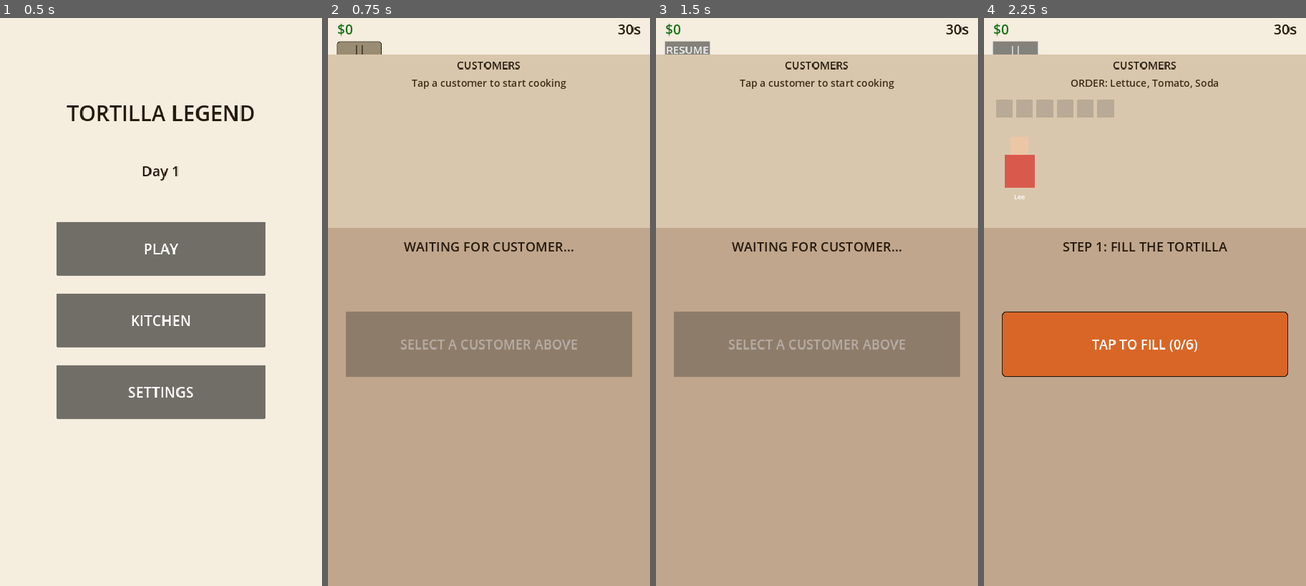
Above: before the commit, frames 1-4 (left to right).
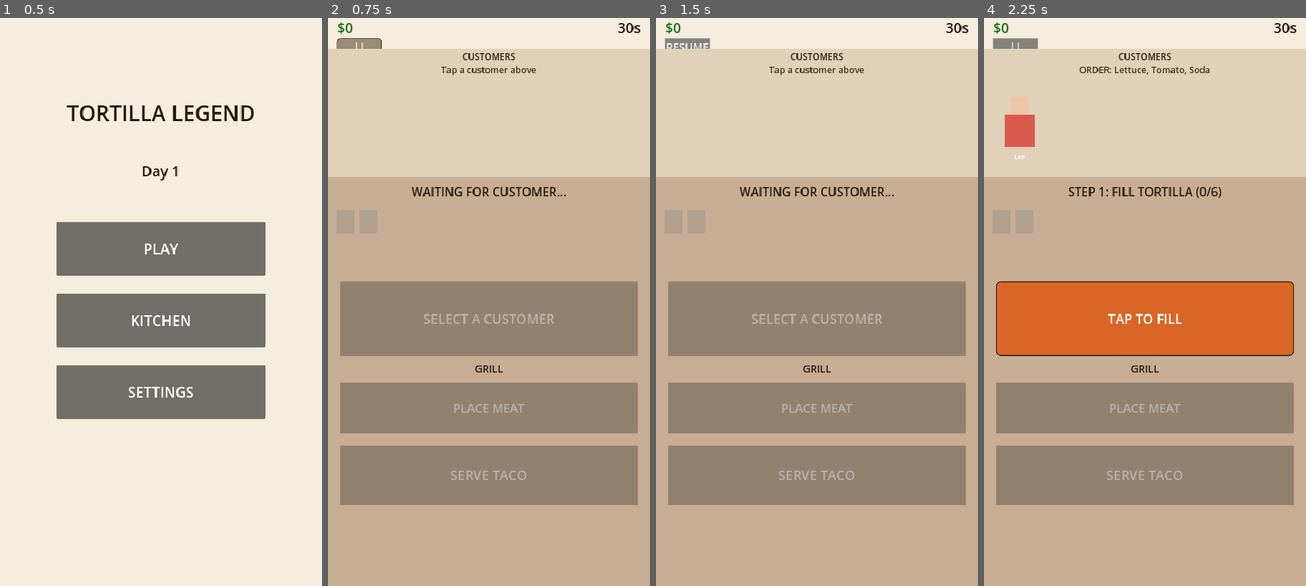
Above: after the commit, the same moments.

Repository: DALI951/tortilla-legend
Game: Godot game, scene res://scenes/main_menu.tscn
The game is run twice, just before and just after one commit, with the same random seed, the same clock (stepped at 60 frames per second) and the same inputs.
Inputs:
- Up to frame 1 (0.5 s): no input
- Up to frame 2 (0.75 s): click "PLAY" at 0.5 s
- Up to frame 3 (1.5 s): click "||" at 1.25 s
- Up to frame 4 (2.25 s): click "RESUME" at 2 s

Frame 1 is identical in both runs. In frame 2, 38% of the frame differs, in the area x 0-100%, y 0-86%; in frame 3, 38%; in frame 4, 40%.

Commit message:
v0.2.4: Kitchen fills bottom half, everything visible from start
- Bottom 70% = kitchen with 3 visible sections stacked:
  - Ingredient dots row (always visible, colored when filled)
  - Action button (orange, for tortilla filling + toppings)
  - Grill section with label + brown button
  - Serve button (green, at bottom)
- All 3 buttons always on screen, active one is bright, inactive dimmed
- First customer auto-selects on spawn → kitchen activates immediately
- Step label shows: 'STEP 1: FILL TORTILLA (2/6)', 'STEP 2: GRILL', etc.
- Removed IngredientDots from customer area - moved to kitchen
- Grill button separate from action button (brown, dedicated)
- Flow: tap orange → tap brown → tap orange → tap green → tap customer

Diff:
--- a/scenes/gameplay.tscn
+++ b/scenes/gameplay.tscn
@@ -9,10 +9,10 @@
 border_width_top = 3
 border_width_right = 3
 border_width_bottom = 3
-corner_radius_top_left = 14
-corner_radius_top_right = 14
-corner_radius_bottom_right = 14
-corner_radius_bottom_left = 14
+corner_radius_top_left = 16
+corner_radius_top_right = 16
+corner_radius_bottom_right = 16
+corner_radius_bottom_left = 16
 
 [sub_resource type="StyleBoxFlat" id="StyleBoxFlat_serve"]
 bg_color = Color(0.2, 0.65, 0.25, 1)
@@ -21,10 +21,10 @@
 border_width_top = 3
 border_width_right = 3
 border_width_bottom = 3
-corner_radius_top_left = 14
-corner_radius_top_right = 14
-corner_radius_bottom_right = 14
-corner_radius_bottom_left = 14
+corner_radius_top_left = 16
+corner_radius_top_right = 16
+corner_radius_bottom_right = 16
+corner_radius_bottom_left = 16
 
 [sub_resource type="StyleBoxFlat" id="StyleBoxFlat_pause"]
 bg_color = Color(0.6, 0.55, 0.45, 1)
@@ -38,6 +38,18 @@
 corner_radius_bottom_right = 10
 corner_radius_bottom_left = 10
 
+[sub_resource type="StyleBoxFlat" id="StyleBoxFlat_grill"]
+bg_color = Color(0.55, 0.3, 0.1, 1)
+border_color = Color(0.15, 0.1, 0.05, 1)
+border_width_left = 3
+border_width_top = 3
+border_width_right = 3
+border_width_bottom = 3
+corner_radius_top_left = 16
+corner_radius_top_right = 16
+corner_radius_bottom_right = 16
+corner_radius_bottom_left = 16
+
 [node name="Gameplay" type="Control"]
 layout_mode = 3
 anchors_preset = 15
@@ -60,15 +72,15 @@
 layout_mode = 1
 anchors_preset = 10
 anchor_right = 1.0
-offset_bottom = 140.0
+offset_bottom = 120.0
 grow_horizontal = 2
 
 [node name="MoneyLabel" type="Label" parent="HUD"]
 layout_mode = 1
 offset_left = 30.0
-offset_top = 20.0
+offset_top = 15.0
 offset_right = 400.0
-offset_bottom = 90.0
+offset_bottom = 85.0
 text = "$0"
 
 [node name="TimerLabel" type="Label" parent="HUD"]
@@ -77,9 +89,9 @@
 anchor_left = 1.0
 anchor_right = 1.0
 offset_left = -300.0
-offset_top = 20.0
-offset_right = -30.0
-offset_bottom = 90.0
+offset_top = 15.0
+offset_right = -30.0
+offset_bottom = 85.0
 grow_horizontal = 0
 text = "30s"
 horizontal_alignment = 2
@@ -87,9 +99,9 @@
 [node name="PauseButton" type="Button" parent="HUD"]
 layout_mode = 1
 offset_left = 30.0
-offset_top = 95.0
+offset_top = 85.0
 offset_right = 180.0
-offset_bottom = 140.0
+offset_bottom = 120.0
 theme_override_styles/normal = SubResource("StyleBoxFlat_pause")
 text = "||"
 
@@ -99,9 +111,9 @@
 anchor_left = 0.5
 anchor_right = 0.5
 offset_left = -400.0
-offset_top = 95.0
+offset_top = 85.0
 offset_right = 400.0
-offset_bottom = 140.0
+offset_bottom = 120.0
 grow_horizontal = 2
 text = ""
 horizontal_alignment = 1
@@ -110,8 +122,8 @@
 layout_mode = 1
 anchors_preset = 10
 anchor_right = 1.0
-offset_top = 140.0
-offset_bottom = 720.0
+offset_top = 120.0
+offset_bottom = 550.0
 grow_horizontal = 2
 
 [node name="AreaBG" type="ColorRect" parent="CustomerArea"]
@@ -121,16 +133,16 @@
 anchor_bottom = 1.0
 grow_horizontal = 2
 grow_vertical = 2
-color = Color(0.85, 0.78, 0.68, 1)
+color = Color(0.88, 0.82, 0.72, 1)
 
 [node name="CustomerLabel" type="Label" parent="CustomerArea"]
 layout_mode = 1
 anchors_preset = 10
 anchor_right = 1.0
 offset_left = 20.0
-offset_top = 10.0
+offset_top = 5.0
 offset_right = -20.0
-offset_bottom = 70.0
+offset_bottom = 50.0
 grow_horizontal = 2
 text = "CUSTOMERS"
 horizontal_alignment = 1
@@ -140,98 +152,122 @@
 anchors_preset = 10
 anchor_right = 1.0
 offset_left = 30.0
-offset_top = 70.0
-offset_right = -30.0
-offset_bottom = 140.0
+offset_top = 50.0
+offset_right = -30.0
+offset_bottom = 100.0
 grow_horizontal = 2
 text = ""
 horizontal_alignment = 1
 autowrap_mode = 2
 
-[node name="IngredientDots" type="HBoxContainer" parent="CustomerArea"]
+[node name="CustomerContainer" type="Control" parent="CustomerArea"]
+layout_mode = 1
+anchors_preset = 15
+anchor_right = 1.0
+anchor_bottom = 1.0
+offset_top = 105.0
+grow_horizontal = 2
+grow_vertical = 2
+
+[node name="KitchenArea" type="Control" parent="."]
+layout_mode = 1
+anchors_preset = 10
+anchor_right = 1.0
+anchor_top = 0.286
+anchor_bottom = 1.0
+grow_horizontal = 2
+grow_vertical = 2
+
+[node name="AreaBG2" type="ColorRect" parent="KitchenArea"]
+layout_mode = 1
+anchors_preset = 15
+anchor_right = 1.0
+anchor_bottom = 1.0
+grow_horizontal = 2
+grow_vertical = 2
+color = Color(0.78, 0.68, 0.58, 1)
+
+[node name="StepLabel" type="Label" parent="KitchenArea"]
+layout_mode = 1
+anchors_preset = 10
+anchor_right = 1.0
+offset_left = 30.0
+offset_top = 20.0
+offset_right = -30.0
+offset_bottom = 100.0
+grow_horizontal = 2
+text = "STEP 1: FILL TORTILLA"
+horizontal_alignment = 1
+
+[node name="IngredientDots" type="HBoxContainer" parent="KitchenArea"]
+layout_mode = 1
+anchors_preset = 10
+anchor_right = 1.0
+offset_left = 30.0
+offset_top = 110.0
+offset_right = -30.0
+offset_bottom = 190.0
+grow_horizontal = 2
+theme_override_constants/separation = 16
+
+[node name="ProgressLabel" type="Label" parent="KitchenArea"]
+layout_mode = 1
+anchors_preset = 10
+anchor_right = 1.0
+offset_left = 30.0
+offset_top = 200.0
+offset_right = -30.0
+offset_bottom = 270.0
+grow_horizontal = 2
+text = ""
+horizontal_alignment = 1
+
+[node name="ActionButton" type="Button" parent="KitchenArea"]
 layout_mode = 1
 anchors_preset = 10
 anchor_right = 1.0
 offset_left = 40.0
-offset_top = 150.0
+offset_top = 350.0
 offset_right = -40.0
-offset_bottom = 210.0
-grow_horizontal = 2
-theme_override_constants/separation = 12
-
-[node name="CustomerContainer" type="Control" parent="CustomerArea"]
-layout_mode = 1
-anchors_preset = 15
-anchor_right = 1.0
-anchor_bottom = 1.0
-offset_top = 220.0
-grow_horizontal = 2
-grow_vertical = 2
-
-[node name="KitchenArea" type="Control" parent="."]
-layout_mode = 1
-anchors_preset = 10
-anchor_right = 1.0
-anchor_top = 0.375
-anchor_bottom = 1.0
-grow_horizontal = 2
-grow_vertical = 2
-
-[node name="AreaBG2" type="ColorRect" parent="KitchenArea"]
-layout_mode = 1
-anchors_preset = 15
-anchor_right = 1.0
-anchor_bottom = 1.0
-grow_horizontal = 2
-grow_vertical = 2
-color = Color(0.75, 0.65, 0.55, 1)
-
-[node name="StationLabel" type="Label" parent="KitchenArea"]
-layout_mode = 1
-anchors_preset = 10
-anchor_right = 1.0
-offset_left = 30.0
-offset_top = 30.0
-offset_right = -30.0
-offset_bottom = 120.0
-grow_horizontal = 2
-text = "KITCHEN"
-horizontal_alignment = 1
-
-[node name="ProgressLabel" type="Label" parent="KitchenArea"]
-layout_mode = 1
-anchors_preset = 10
-anchor_right = 1.0
-offset_left = 30.0
-offset_top = 120.0
-offset_right = -30.0
-offset_bottom = 200.0
-grow_horizontal = 2
-text = ""
-horizontal_alignment = 1
-
-[node name="ActionButton" type="Button" parent="KitchenArea"]
-layout_mode = 1
-anchors_preset = 10
-anchor_right = 1.0
-offset_left = 60.0
-offset_top = 280.0
-offset_right = -60.0
-offset_bottom = 500.0
+offset_bottom = 600.0
 grow_horizontal = 2
 theme_override_styles/normal = SubResource("StyleBoxFlat_btn")
-text = "ACTION"
+text = "TAP TO FILL"
+
+[node name="GrillLabel" type="Label" parent="KitchenArea"]
+layout_mode = 1
+anchors_preset = 10
+anchor_right = 1.0
+offset_left = 30.0
+offset_top = 620.0
+offset_right = -30.0
+offset_bottom = 680.0
+grow_horizontal = 2
+text = "GRILL"
+horizontal_alignment = 1
+
+[node name="GrillButton" type="Button" parent="KitchenArea"]
+layout_mode = 1
+anchors_preset = 10
+anchor_right = 1.0
+offset_left = 40.0
+offset_top = 690.0
+offset_right = -40.0
+offset_bottom = 860.0
+grow_horizontal = 2
+theme_override_styles/normal = SubResource("StyleBoxFlat_grill")
+text = "PLACE MEAT"
 
 [node name="ServeButton" type="Button" parent="KitchenArea"]
 layout_mode = 1
 anchors_preset = 10
 anchor_right = 1.0
-offset_left = 60.0
-offset_top = 560.0
-offset_right = -60.0
-offset_bottom = 740.0
+offset_left = 40.0
+offset_top = 900.0
+offset_right = -40.0
+offset_bottom = 1100.0
 grow_horizontal = 2
 theme_override_styles/normal = SubResource("StyleBoxFlat_serve")
-text = "SERVE"
+text = "SERVE TACO"
 
 [node name="DayTimerNode" type="Timer" parent="."]
--- a/scripts/gameplay/gameplay_manager.gd
+++ b/scripts/gameplay/gameplay_manager.gd
@@ -35,19 +35,22 @@
 @onready var timer_label: Label = $HUD/TimerLabel
 @onready var money_label: Label = $HUD/MoneyLabel
 @onready var pause_button: Button = $HUD/PauseButton
-@onready var station_label: Label = $KitchenArea/StationLabel
+@onready var step_label: Label = $KitchenArea/StepLabel
 @onready var order_label: Label = $CustomerArea/OrderLabel
 @onready var action_button: Button = $KitchenArea/ActionButton
+@onready var grill_button: Button = $KitchenArea/GrillButton
 @onready var serve_button: Button = $KitchenArea/ServeButton
 @onready var customer_container: Control = $CustomerArea/CustomerContainer
 @onready var day_timer_node: Timer = $DayTimerNode
 @onready var progress_label: Label = $KitchenArea/ProgressLabel
 @onready var event_label: Label = $HUD/EventLabel
-@onready var ingredient_dots: HBoxContainer = $CustomerArea/IngredientDots
+@onready var ingredient_dots: HBoxContainer = $KitchenArea/IngredientDots
+@onready var grill_label_node: Label = $KitchenArea/GrillLabel
 
 func _ready() -> void:
 	pause_button.pressed.connect(_on_pause_pressed)
 	action_button.pressed.connect(_on_action_pressed)
+	grill_button.pressed.connect(_on_grill_pressed)
 	serve_button.pressed.connect(_on_serve_pressed)
 	day_timer_node.wait_time = 1.0
 	day_timer_node.timeout.connect(_on_day_tick)
@@ -57,11 +60,16 @@
 	_apply_colors()
 	_build_required_list()
 	tortilla_max = _get_tortilla_max()
-	serve_button.visible = false
 	event_label.visible = false
 	action_button.visible = true
-	action_button.disabled = true
-	action_button.text = "SELECT A CUSTOMER FIRST"
+	action_button.disabled = false
+	action_button.text = "SELECT A CUSTOMER"
+	grill_button.visible = true
+	grill_button.disabled = true
+	serve_button.visible = true
+	serve_button.disabled = true
+	serve_button.text = "SERVE TACO"
+	_update_all_ingredient_dots()
 	_update_ui()
 	if GameManager.current_state == GameManager.GameState.PLAYING:
 		_start_day_logic(GameManager.current_day)
@@ -70,25 +78,29 @@
 	timer_label.add_theme_font_size_override("font_size", 48)
 	money_label.add_theme_font_size_override("font_size", 48)
 	pause_button.add_theme_font_size_override("font_size", 36)
-	station_label.add_theme_font_size_override("font_size", 44)
-	order_label.add_theme_font_size_override("font_size", 34)
-	progress_label.add_theme_font_size_override("font_size", 38)
+	step_label.add_theme_font_size_override("font_size", 40)
+	order_label.add_theme_font_size_override("font_size", 30)
+	progress_label.add_theme_font_size_override("font_size", 34)
 	action_button.add_theme_font_size_override("font_size", 44)
-	serve_button.add_theme_font_size_override("font_size", 48)
-	event_label.add_theme_font_size_override("font_size", 32)
-	$CustomerArea/CustomerLabel.add_theme_font_size_override("font_size", 36)
+	grill_button.add_theme_font_size_override("font_size", 40)
+	serve_button.add_theme_font_size_override("font_size", 44)
+	event_label.add_theme_font_size_override("font_size", 30)
+	$CustomerArea/CustomerLabel.add_theme_font_size_override("font_size", 30)
+	grill_label_node.add_theme_font_size_override("font_size", 34)
 
 func _apply_colors() -> void:
 	timer_label.add_theme_color_override("font_color", DARK)
 	money_label.add_theme_color_override("font_color", Color(0.1, 0.45, 0.1))
-	pause_button.add_theme_color_override("font_color", DARK)
-	station_label.add_theme_color_override("font_color", DARK)
+	pause_button.add_theme_color_override("font_color", Color.WHITE)
+	step_label.add_theme_color_override("font_color", DARK)
 	order_label.add_theme_color_override("font_color", DARK_MED)
 	progress_label.add_theme_color_override("font_color", DARK_MED)
 	action_button.add_theme_color_override("font_color", Color.WHITE)
+	grill_button.add_theme_color_override("font_color", Color.WHITE)
 	serve_button.add_theme_color_override("font_color", Color.WHITE)
 	event_label.add_theme_color_override("font_color", Color.WHITE)
 	$CustomerArea/CustomerLabel.add_theme_color_override("font_color", DARK)
+	grill_label_node.add_theme_color_override("font_color", DARK)
 
 func _build_required_list() -> void:
 	required_ingredients.clear()
@@ -138,7 +150,15 @@
 	action_button.disabled = false
 	_build_required_list()
 	tortilla_max = _get_tortilla_max()
-	serve_button.visible = false
+	serve_button.visible = true
+	serve_button.disabled = true
+	serve_button.text = "SERVE TACO"
+	grill_button.visible = true
+	grill_button.disabled = true
+	grill_button.text = "PLACE MEAT"
+	action_button.visible = true
+	action_button.disabled = false
+	action_button.text = "SELECT A CUSTOMER"
 	event_label.visible = false
 	_clear_ingredient_dots()
 	_spawn_customers(day)
@@ -194,7 +214,7 @@
 		if grill_timer >= grill_cook_time:
 			grill_done = true
 			grill_timer = grill_cook_time
-	_update_ui()
+		_update_ui()
 
 func _update_ui() -> void:
 	timer_label.text = "%ds" % int(GameManager.day_timer_current)
@@ -202,70 +222,96 @@
 
 	match state:
 		PrepState.WAITING:
-			station_label.text = "WAITING FOR CUSTOMER..."
-			action_button.visible = true
+			step_label.text = "WAITING FOR CUSTOMER..."
 			action_button.disabled = true
-			action_button.text = "SELECT A CUSTOMER ABOVE"
-			serve_button.visible = false
+			action_button.text = "SELECT A CUSTOMER"
+			grill_button.disabled = true
+			grill_button.text = "PLACE MEAT"
+			serve_button.disabled = true
+			serve_button.text = "SERVE TACO"
 			if current_customer:
 				_show_order()
 			else:
-				order_label.text = "Tap a customer to start cooking"
+				order_label.text = "Tap a customer above"
 			progress_label.text = ""
-			_clear_ingredient_dots()
+			_update_all_ingredient_dots()
 		PrepState.TORTILLA:
-			station_label.text = "STEP 1: FILL THE TORTILLA"
+			step_label.text = "STEP 1: FILL TORTILLA (%d/%d)" % [tortilla_taps, tortilla_max]
+			action_button.disabled = false
+			action_button.text = "TAP TO FILL"
 			action_button.visible = true
-			action_button.disabled = false
-			action_button.text = "TAP TO FILL (%d/%d)" % [tortilla_taps, tortilla_max]
-			serve_button.visible = false
+			grill_button.disabled = true
+			grill_button.text = "PLACE MEAT"
+			grill_button.visible = true
+			serve_button.disabled = true
+			serve_button.text = "SERVE TACO"
+			serve_button.visible = true
+			_show_order()
 			progress_label.text = ""
+			_update_all_ingredient_dots()
+		PrepState.GRILL:
+			step_label.text = "STEP 2: GRILL THE MEAT"
+			action_button.visible = false
+			serve_button.disabled = true
+			serve_button.text = "SERVE TACO"
+			serve_button.visible = true
 			_show_order()
-			_update_ingredient_dots_tortilla()
-		PrepState.GRILL:
-			station_label.text = "STEP 2: GRILL THE MEAT"
-			serve_button.visible = false
 			if not grill_placed:
-				action_button.visible = true
-				action_button.disabled = false
-				action_button.text = "PLACE MEAT ON GRILL"
+				grill_button.disabled = false
+				grill_button.text = "PLACE MEAT ON GRILL"
 				progress_label.text = ""
 			elif not grill_done:
+				grill_button.disabled = true
 				var pct: int = int((grill_timer / grill_cook_time) * 100)
-				action_button.visible = true
-				action_button.disabled = true
-				action_button.text = "COOKING... %d%%" % pct
+				grill_button.text = "COOKING... %d%%" % pct
 				progress_label.text = "Wait for it to cook"
 			else:
-				action_button.visible = true
-				action_button.disabled = false
-				action_button.text = "TAKE MEAT OFF GRILL"
+				grill_button.disabled = false
+				grill_button.text = "TAKE MEAT OFF GRILL"
 				progress_label.text = "Done! Tap to continue"
-			_clear_ingredient_dots()
+			_update_all_ingredient_dots()
 		PrepState.TOPPINGS:
-			station_label.text = "STEP 3: ADD TOPPINGS"
+			step_label.text = "STEP 3: ADD TOPPINGS"
 			action_button.visible = true
 			action_button.disabled = false
 			action_button.text = "TAP TO ADD TOPPING"
-			serve_button.visible = false
+			grill_button.visible = true
+			grill_button.disabled = true
+			grill_button.text = "DONE"
+			serve_button.disabled = true
+			serve_button.text = "SERVE TACO"
+			serve_button.visible = true
+			_show_order()
 			progress_label.text = "Tap until all toppings are on"
-			_show_order()
-			_update_ingredient_dots_toppings()
+			_update_all_ingredient_dots()
 		PrepState.PREP_DONE:
-			station_label.text = "TACO IS READY!"
-			action_button.visible = false
+			step_label.text = "TACO IS READY!"
+			action_button.visible = true
+			action_button.disabled = true
+			action_button.text = "DONE"
+			grill_button.visible = true
+			grill_button.disabled = true
+			grill_button.text = "DONE"
 			serve_button.visible = true
+			serve_button.disabled = false
 			serve_button.text = "SERVE THE TACO"
 			progress_label.text = "Tap SERVE then tap the customer"
 			_show_order()
-			_update_ingredient_dots_done()
+			_update_all_ingredient_dots()
 		PrepState.SERVING:
-			station_label.text = "TAP THE CUSTOMER TO SERVE"
-			action_button.visible = false
-			serve_button.visible = false
+			step_label.text = "TAP THE CUSTOMER TO SERVE"
+			action_button.visible = true
+			action_button.disabled = true
+			action_button.text = "DONE"
+			grill_button.visible = true
+			grill_button.disabled = true
+			grill_button.text = "DONE"
+			serve_button.visible = true
+			serve_button.disabled = true
+			serve_button.text = "TAP CUSTOMER"
 			progress_label.text = "Tap the customer up top"
 			_show_order()
-			_update_ingredient_dots_done()
+			_update_all_ingredient_dots()
 
 func _show_order() -> void:
 	if current_customer and is_instance_valid(current_customer) and current_customer.has_method("get_order_display"):
@@ -277,64 +323,37 @@
 	for child in ingredient_dots.get_children():
 		child.queue_free()
 
-func _update_ingredient_dots_tortilla() -> void:
-	_clear_ingredient_dots()
-	for i in range(tortilla_max):
-		var dot: ColorRect = ColorRect.new()
-		dot.custom_minimum_size = Vector2(56, 56)
-		dot.size = Vector2(56, 56)
-		if i < tortilla_taps and i < required_ingredients.size():
-			dot.color = ingredient_colors.get(required_ingredients[i], Color.WHITE)
-		elif i < tortilla_taps:
-			dot.color = Color(0.85, 0.8, 0.7)
-		else:
-			dot.color = Color(0.6, 0.55, 0.5, 0.5)
-		var style: StyleBoxFlat = StyleBoxFlat.new()
-		style.set_corner_radius_all(28)
-		style.set_content_margin_all(0)
-		dot.add_theme_stylebox_override("panel", style)
-		ingredient_dots.add_child(dot)
-
-func _update_ingredient_dots_toppings() -> void:
+func _update_all_ingredient_dots() -> void:
 	_clear_ingredient_dots()
 	var all_toppings: Array[String] = _get_available_toppings()
 	for topping in all_toppings:
 		var dot: ColorRect = ColorRect.new()
-		dot.custom_minimum_size = Vector2(56, 56)
-		dot.size = Vector2(56, 56)
+		dot.custom_minimum_size = Vector2(60, 60)
+		dot.size = Vector2(60, 60)
 		if topping in taco_ingredients:
 			dot.color = ingredient_colors.get(topping, Color.WHITE)
 		else:
-			dot.color = Color(0.6, 0.55, 0.5, 0.5)
+			dot.color = Color(0.65, 0.6, 0.55, 0.6)
 		var style: StyleBoxFlat = StyleBoxFlat.new()
-		style.set_corner_radius_all(28)
+		style.set_corner_radius_all(30)
 		style.set_content_margin_all(0)
 		dot.add_theme_stylebox_override("panel", style)
 		ingredient_dots.add_child(dot)
 
-func _update_ingredient_dots_done() -> void:
-	_clear_ingredient_dots()
-	for ingredient in taco_ingredients:
-		var dot: ColorRect = ColorRect.new()
-		dot.custom_minimum_size = Vector2(56, 56)
-		dot.size = Vector2(56, 56)
-		dot.color = ingredient_colors.get(ingredient, Color.WHITE)
-		var style: StyleBoxFlat = StyleBoxFlat.new()
-		style.set_corner_radius_all(28)
-		style.set_content_margin_all(0)
-		dot.add_theme_stylebox_override("panel", style)
-		ingredient_dots.add_child(dot)
-
 func _on_action_pressed() -> void:
 	if is_paused or action_button.disabled:
 		return
 	match state:
 		PrepState.TORTILLA:
 			_do_tortilla_tap()
-		PrepState.GRILL:
-			_do_grill_action()
 		PrepState.TOPPINGS:
 			_do_topping_tap()
+
+func _on_grill_pressed() -> void:
+	if is_paused or grill_button.disabled:
+		return
+	if state == PrepState.GRILL:
+		_do_grill_action()
 
 func _do_tortilla_tap() -> void:
 	if tortilla_taps >= tortilla_max:
@@ -369,7 +388,6 @@
 			break
 	if not added:
 		state = PrepState.PREP_DONE
-		serve_button.visible = true
 		FeedbackManager.vibrate_light()
 	_update_ui()
 
@@ -393,7 +411,7 @@
 	if state != PrepState.PREP_DONE:
 		return
 	state = PrepState.SERVING
-	serve_button.visible = false
+	serve_button.disabled = true
 	_update_ui()
 
 func serve_customer_at_slot(customer: Node2D) -> void:
@@ -407,7 +425,7 @@
 func _perform_serve() -> void:
 	if current_customer == null or not is_instance_valid(current_customer):
 		state = PrepState.WAITING
-		serve_button.visible = false
+		serve_button.disabled = true
 		_update_ui()
 		return
 
@@ -443,8 +461,15 @@
 	grill_done = false
 	serving_sides.clear()
 	has_drink = false
-	serve_button.visible = false
+	action_button.visible = true
 	action_button.disabled = false
+	action_button.text = "SELECT A CUSTOMER"
+	grill_button.visible = true
+	grill_button.disabled = true
+	grill_button.text = "PLACE MEAT"
+	serve_button.visible = true
+	serve_button.disabled = true
+	serve_button.text = "SERVE TACO"
 	_clear_ingredient_dots()
 	_update_ui()
 
Not shown: 1 places in scenes/gameplay.tscn that only renumber resources
